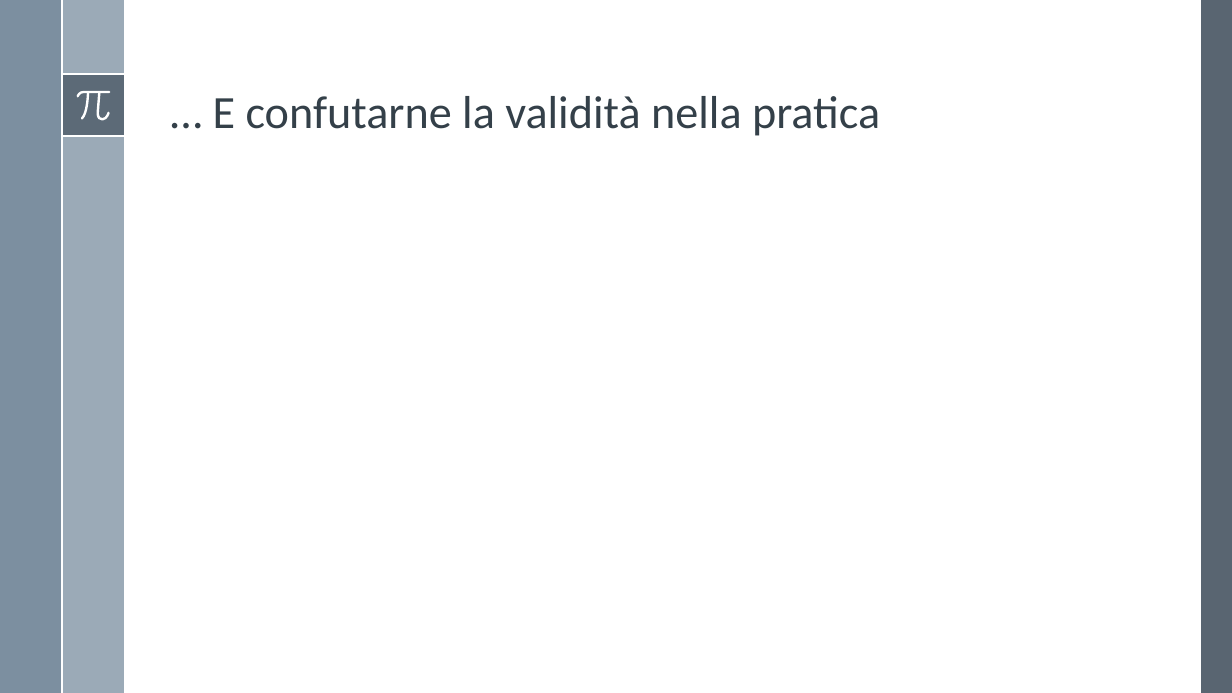
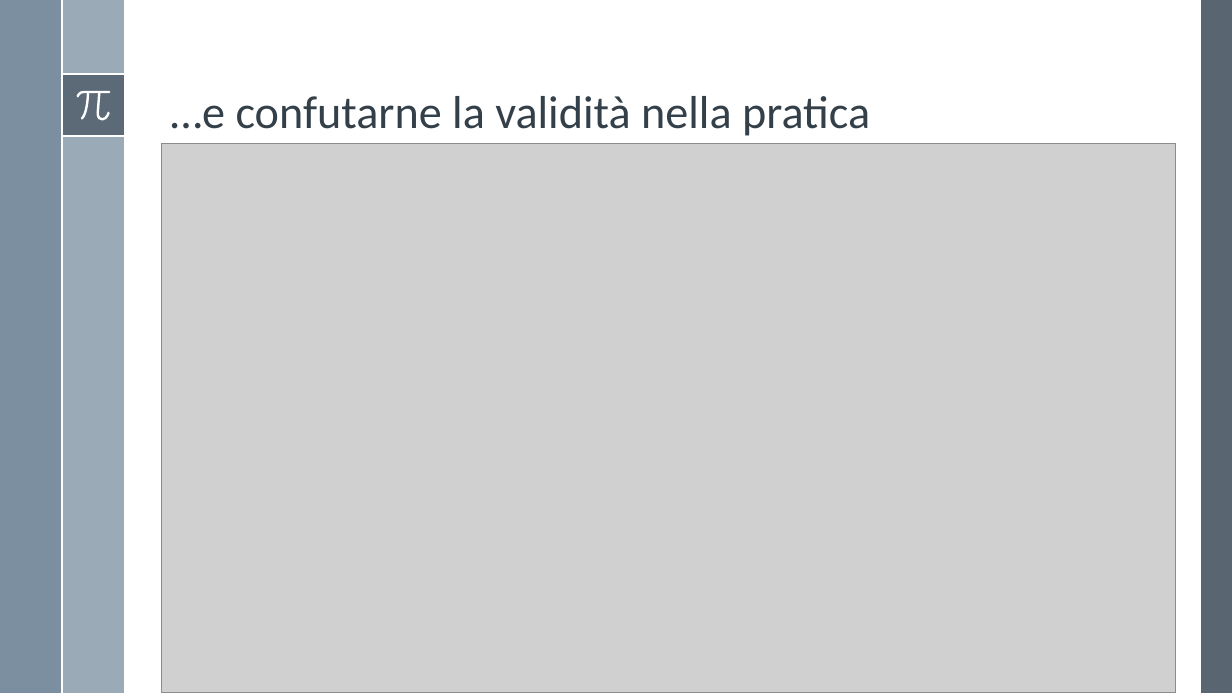
Before and after one commit to Alfystar/mv-Project, a slide deck: slide 10 of 00_Relazione/Modello e identificazione di un motore DC/Modello e identificazione di un motore DC.pptx (slide 9 before the commit). Drawn at 1232x693 pixels with LibreOffice and Linux fonts; fonts in the diff are those of the drawing; grey boxes stand for pictures. Boxes give left, top, right and bottom in pixels: in the first picture for what was removed or moved away, otherwise in the second. Text is boxed around its words. In the diff, an @@ line names an element or a change of style, - is before the commit and + after.

```diff
--- a/00_Relazione/Modello e identificazione di un motore DC/Modello e identificazione di un motore DC.pptx
+++ b/00_Relazione/Modello e identificazione di un motore DC/Modello e identificazione di un motore DC.pptx
@@ title at (170,96,870,136): text changed @@
-… E confutarne la validità nella pratica
+…e confutarne la validità nella pratica
@@ picture added at (161,143,1176,693) @@
```
Also in this commit, not shown: 1 other slide changed, 3 slides added, 2 slides removed, 9 other files.
